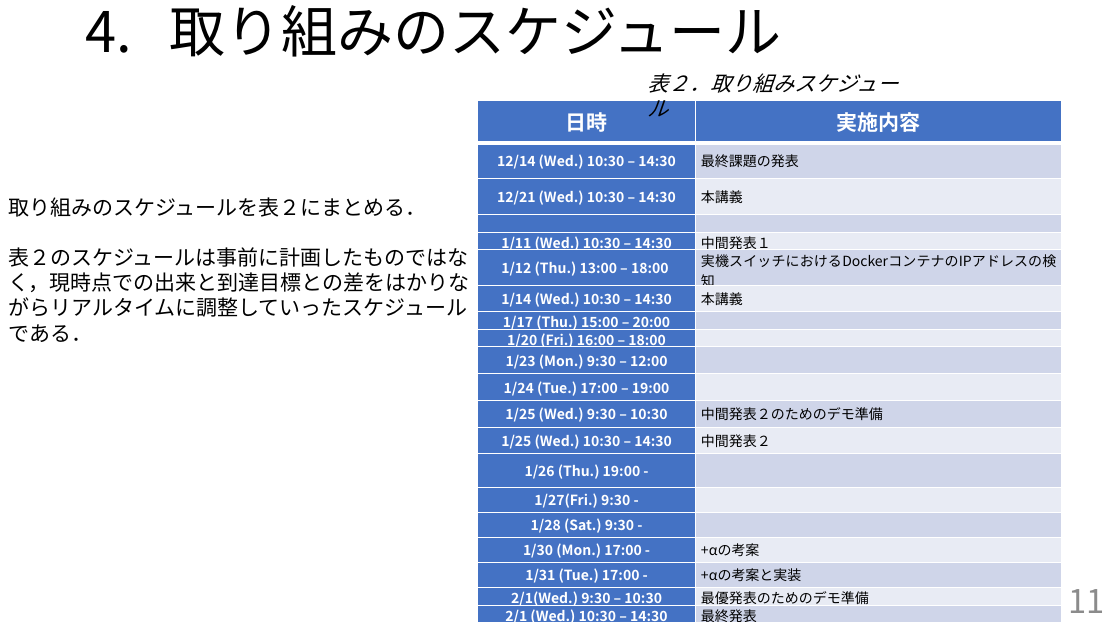
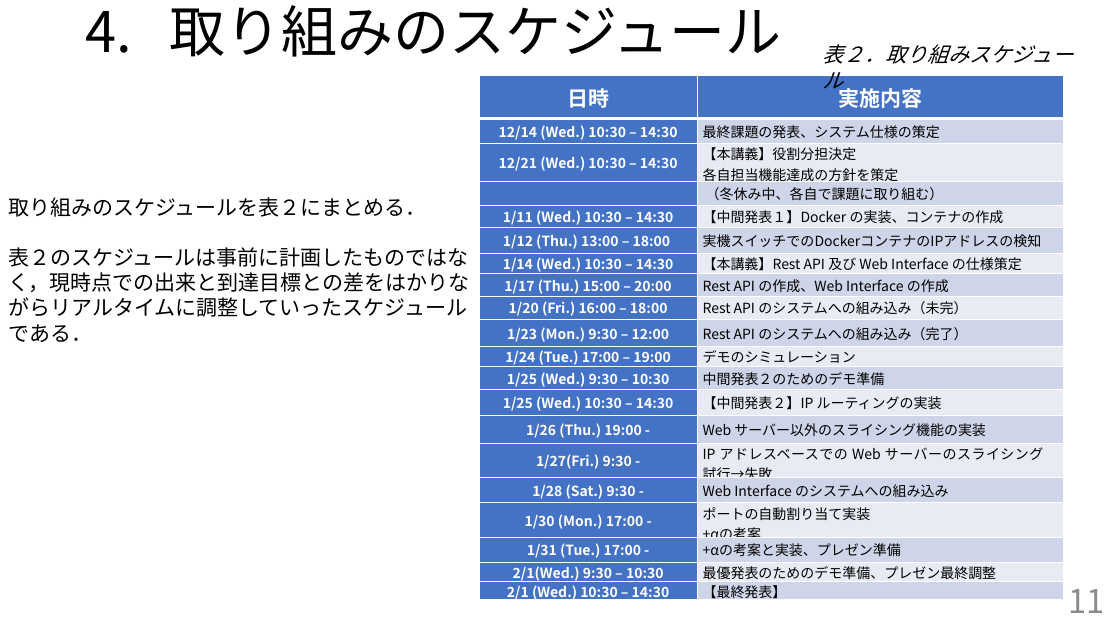
Before and after one commit to handai-trema/IaaS-team-1, a slide deck: slide 11 of FinalReport_team1.pptx. Drawn at 1120x630 pixels with LibreOffice and Linux fonts; fonts in the diff are those of the drawing. Boxes give left, top, right and bottom in pixels: in the first picture for what was removed or moved away, otherwise in the second. Text is boxed around its words. In the diff, an @@ line names an element or a change of style, - is before the commit and + after.

Commit message:
スケジュールの完成

```diff
--- a/FinalReport_team1.pptx
+++ b/FinalReport_team1.pptx
@@ text "表２．取り組みスケジュール" rewrapped from <box>648,73,899,117</box> to <box>823,44,1074,64</box> @@
@@ table at <box>480,76,1065,606</box> @@
-row 2, column 2: 最終課題の発表
+row 2, column 2: 最終課題の発表、システム仕様の策定
-row 3, column 2: 本講義
+row 3, column 2: 【本講義】役割分担決定 / 各自担当機能達成の方針を策定
-row 4, column 2: 
+row 4, column 2: （冬休み中、各自で課題に取り組む）
-row 5, column 2: 中間発表１
+row 5, column 2: 【中間発表１】Docker の実装、コンテナの作成
-row 6, column 2: 実機スイッチにおけるDockerコンテナのIPアドレスの検知
+row 6, column 2: 実機スイッチでのDockerコンテナのIPアドレスの検知
-row 7, column 2: 本講義
+row 7, column 2: 【本講義】Rest API 及び Web Interface の仕様策定
-row 8, column 2: 
+row 8, column 2: Rest API の作成、Web Interface の作成
-row 9, column 2: 
+row 9, column 2: Rest API のシステムへの組み込み（未完）
-row 10, column 2: 
+row 10, column 2: Rest API のシステムへの組み込み（完了）
-row 11, column 2: 
+row 11, column 2: デモのシミュレーション
-row 13, column 2: 中間発表２
+row 13, column 2: 【中間発表２】IP ルーティングの実装
-row 14, column 2: 
+row 14, column 2: Web サーバー以外のスライシング機能の実装
-row 15, column 2: 
+row 15, column 2: IP アドレスベースでの Web サーバーのスライシング 試行→失敗
-row 16, column 2: 
+row 16, column 2: Web Interface のシステムへの組み込み
-row 17, column 2: +αの考案
+row 17, column 2: ポートの自動割り当て実装 / +αの考案
-row 18, column 2: +αの考案と実装
+row 18, column 2: +αの考案と実装、プレゼン準備
-row 19, column 2: 最優発表のためのデモ準備
+row 19, column 2: 最優発表のためのデモ準備、プレゼン最終調整
-row 20, column 2: 最終発表
+row 20, column 2: 【最終発表】
@@ table: place and size @@
-table at <box>478,101,1063,629</box>
+table at <box>480,76,1065,606</box>
```
Also in this commit, not shown: 2 other slides changed.
